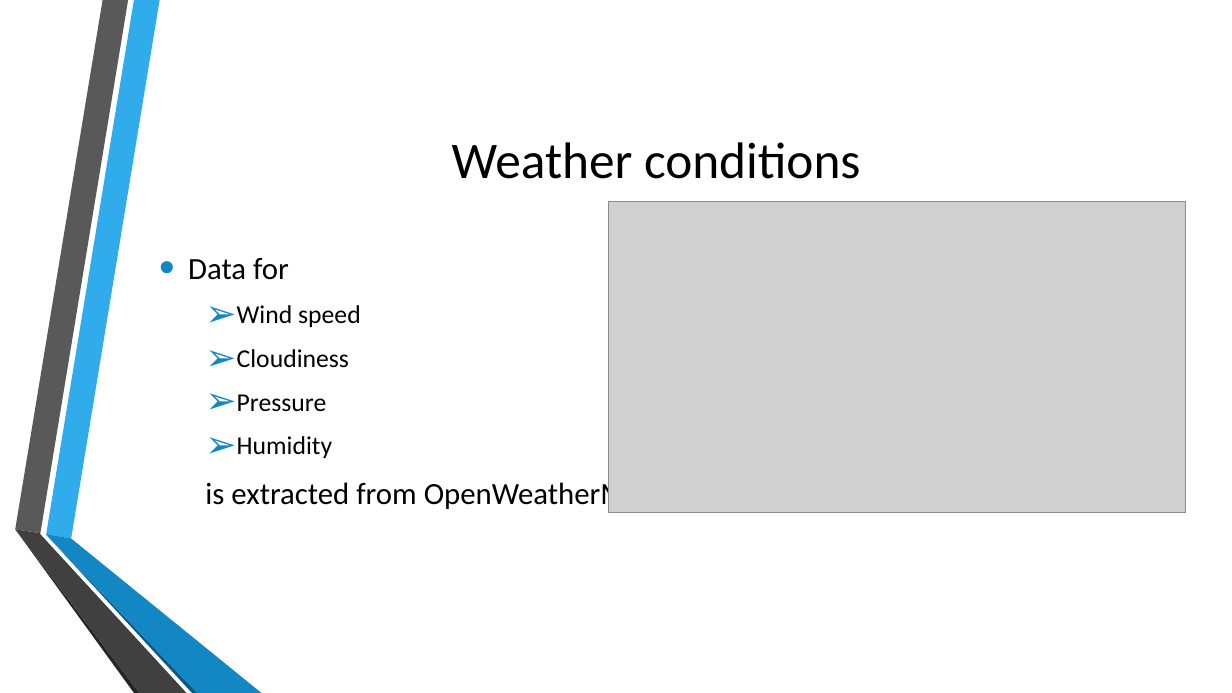
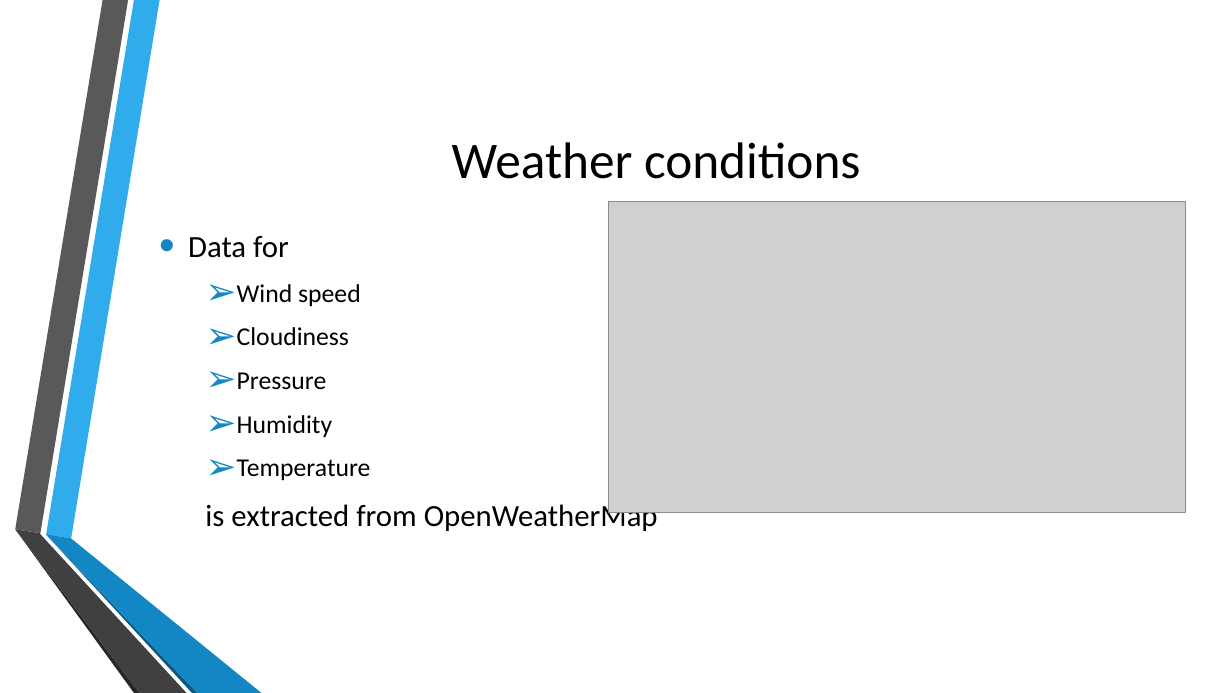
Before and after one commit to danburkhol/volatum, a slide deck: slide 3 of VOLATUM.pptx. Drawn at 1232x693 pixels with LibreOffice and Linux fonts; fonts in the diff are those of the drawing; grey boxes stand for pictures; background and template pictures are left out. Boxes give left, top, right and bottom in pixels: in the first picture for what was removed or moved away, otherwise in the second. Text is boxed around its words. In the diff, an @@ line names an element or a change of style, - is before the commit and + after.

```diff
--- a/VOLATUM.pptx
+++ b/VOLATUM.pptx
@@ text at <box>237,459,371,480</box>: paragraph added @@
+  ➢ Temperature
```
Also in this commit, not shown: 1 other slide changed.
